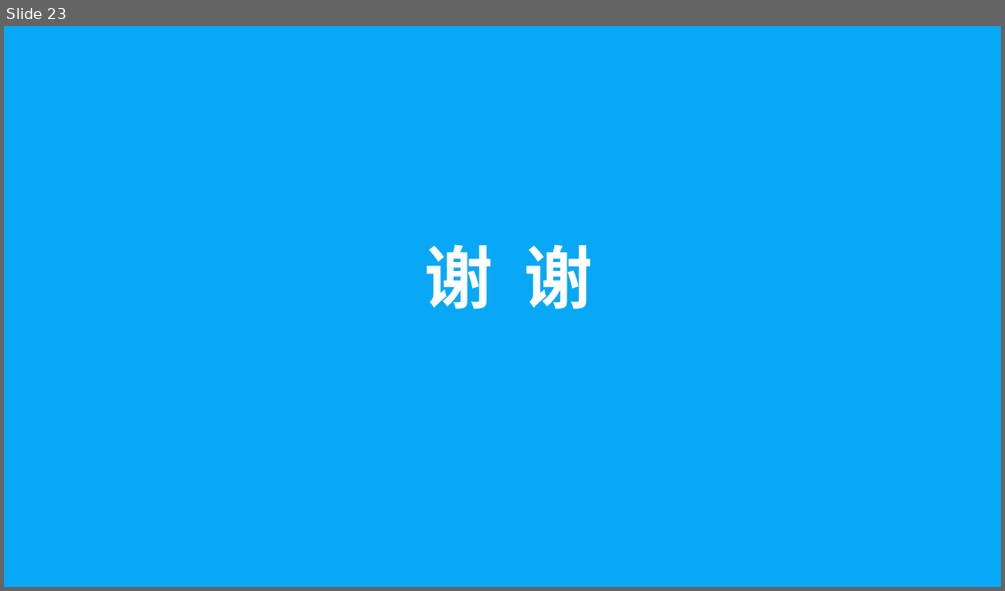
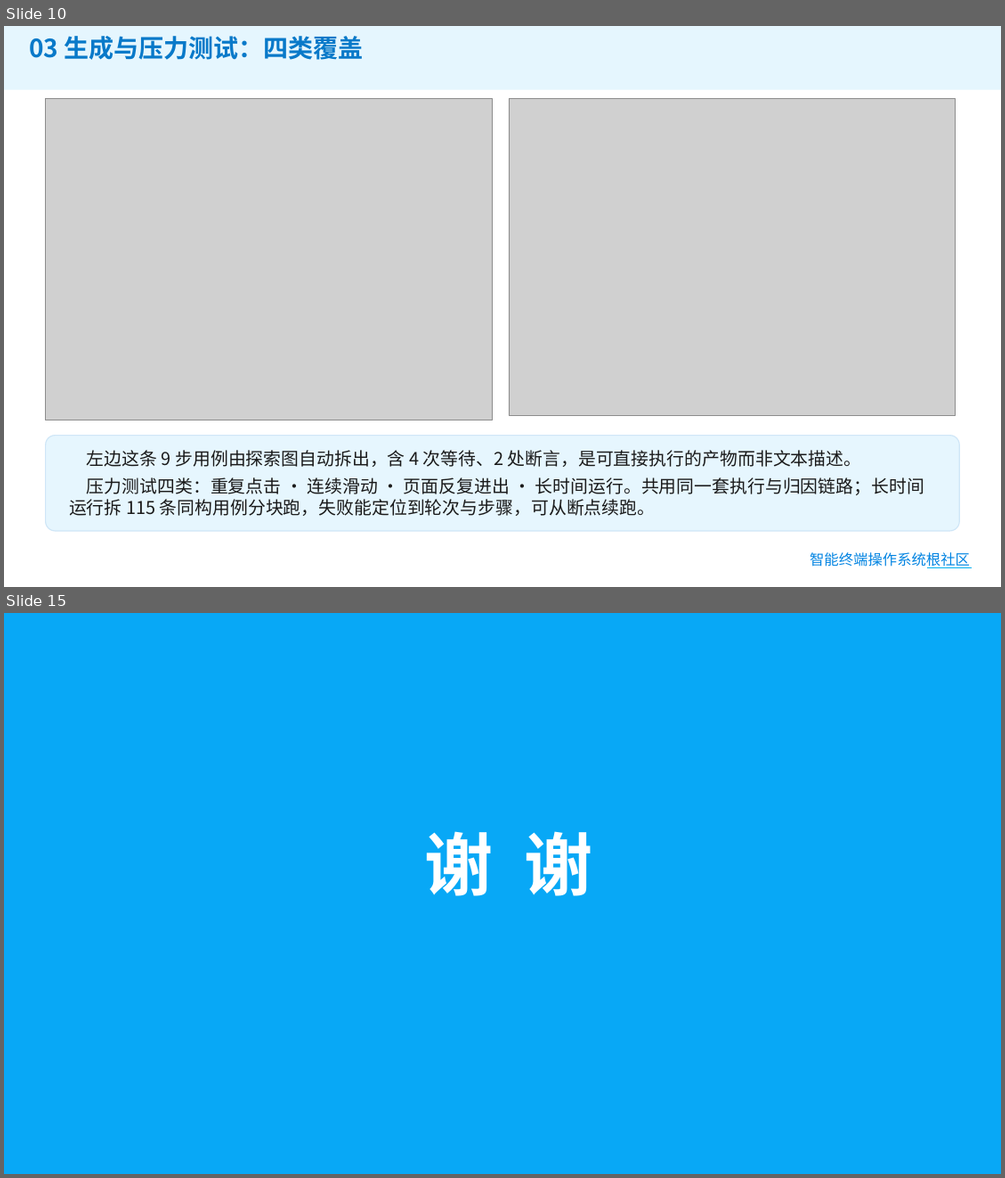
Before and after one commit to gema-secure/ohauto, a slide deck: 提交材料/03-答辩PPT.pptx. Shown one above the other, each under a label of ours: slide 23 before the commit, slides 10 and 15 after it; the slides between them are not shown. The pictures are 1005x591 and 1005x1178 pixels, drawn with LibreOffice and Linux fonts; fonts in the diff are those of the drawing; grey boxes stand for pictures; background and template pictures are left out. Boxes give left, top, right and bottom in pixels: in the first picture for what was removed or moved away, otherwise in the second. Text is boxed around its words. In the diff, an @@ line names an element or a change of style, - is before the commit and + after.

```diff
--- a/提交材料/03-答辩PPT.pptx
+++ b/提交材料/03-答辩PPT.pptx
@@ slide 10 added at <box>4,26,1001,587</box>, background #FFFFFF @@
@@ rectangle added at <box>4,26,1001,89</box>, fill #08A8F6 at 10% opacity @@
@@ text added at <box>29,36,363,60</box>, 24 pt, text #0879C9, bold @@
+03 生成与压力测试：四类覆盖
@@ picture added at <box>46,99,493,419</box> @@
@@ picture added at <box>509,99,955,416</box> @@
@@ rounded rectangle added at <box>46,435,960,531</box>, fill #E6F6FE, outline #CFE6F7 1 pt, 17 pt, text #1A1A1A @@
+左边这条 9 步用例由探索图自动拆出，含 4 次等待、2 处断言，是可直接执行的产物而非文本描述。
+压力测试四类：重复点击 · 连续滑动 · 页面反复进出 · 长时间运行。共用同一套执行与归因链路；长时间运行拆 115 条同构用例分块跑，失败能定位到轮次与步骤，可从断点续跑。
@@ text added at <box>809,552,970,568</box>, 14 pt, text gradient #0284E2 to #00B050 @@
+智能终端操作系统根社区
@@ line added from (928, 567) to (971, 567), #00B0F0 1.5 pt @@
@@ what was slide 23 is now slide 15 @@
```
Also in this commit, not shown: 2 slides changed, 11 other slides added, 20 slides removed, 1 other file.
